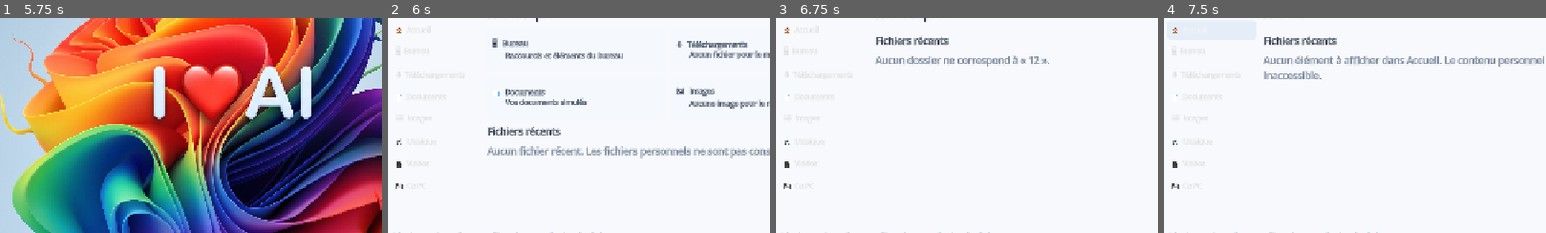
Above: before the commit, frames 1-4 (left to right).
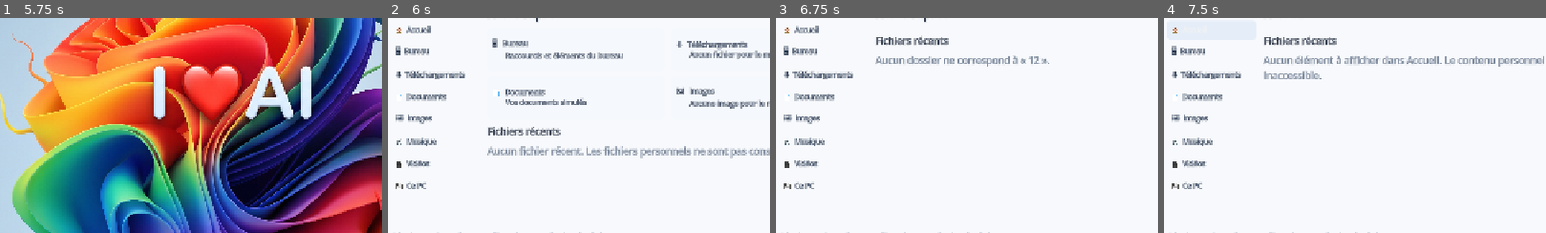
Above: after the commit, the same moments.

Repository: Likounsee/Microslop-Experience
Game: Godot game, scene res://scenes/desktop.tscn
Two runs of this game, one before a commit and one after it. Both use one fixed random seed, a clock stepped at 60 frames per second and the inputs below.
Inputs (mouse positions are % of the whole screen's width and height, from its top left):
- Up to frame 1 (5.75 s): click (6, 18) at 0.52 s; click (6, 33) at 1.27 s; click (6, 48) at 2.02 s; click "⌕ Rechercher" at 2.75 s; click "—" at 3.5 s; click (44, 94) at 4.27 s; click "—" at 5 s
- Up to frame 2 (6 s): click (49, 94) at 5.77 s
- Up to frame 3 (6.75 s): click (73, 24) at 6.52 s; type "12" at 6.6 s
- Up to frame 4 (7.5 s): click "🏠 Accueil" at 7.25 s
The pictures show only the part of the screen within x 20-70%, y 33-83%; the shares and areas given below are measured in that part.

Frame 1 is identical in both runs. In frame 2, 1.8% of the frame differs, in the area x 2-21%, y 3-80%; in frame 3, 1.8%; in frame 4, 1.6%.

Commit message:
Highlight the active Explorer navigation location

Diff:
--- a/scripts/desktop.gd
+++ b/scripts/desktop.gd
@@ -1407,10 +1407,13 @@
 		nav_item.alignment = HORIZONTAL_ALIGNMENT_LEFT
 		nav_item.custom_minimum_size.y = 32
 		nav_item.add_theme_font_size_override("font_size", 12)
+		nav_item.add_theme_color_override("font_color", Color("1f3048"))
+		nav_item.set_meta("explorer_path", caption.replace("🏠  ", "").replace("🖥  ", "").replace("⬇  ", "").replace("📄  ", "").replace("🖼  ", "").replace("🎵  ", "").replace("🎬  ", "").replace("💾  ", "").strip_edges())
 		nav_item.add_theme_stylebox_override("normal", _flat_style(Color(0, 0, 0, 0), 6))
 		nav_item.add_theme_stylebox_override("hover", _flat_style(Color("e5edf8"), 6))
 		nav_buttons.append(nav_item)
 		sidebar.add_child(nav_item)
+	address.set_meta("explorer_nav_buttons", nav_buttons)
 
 	var right_pane := VBoxContainer.new()
 	right_pane.size_flags_horizontal = Control.SIZE_EXPAND_FILL
@@ -1556,6 +1559,13 @@
 	heading.text = clean_path
 	status.text = "Aucun élément à afficher dans %s. Le contenu personnel reste inaccessible." % clean_path
 	_refresh_explorer_navigation_buttons(address)
+	var nav_buttons: Array = address.get_meta("explorer_nav_buttons", [])
+	for nav_item in nav_buttons:
+		if not is_instance_valid(nav_item):
+			continue
+		var selected := str(nav_item.get_meta("explorer_path", "")) == clean_path
+		nav_item.add_theme_stylebox_override("normal", _flat_style(Color("dce9f8") if selected else Color(0, 0, 0, 0), 6))
+		nav_item.add_theme_color_override("font_color", Color("075eb5") if selected else Color("1f3048"))
 	var grid := heading.get_parent().get_node_or_null("GridContainer") as GridContainer
 	if grid == null:
 		return
